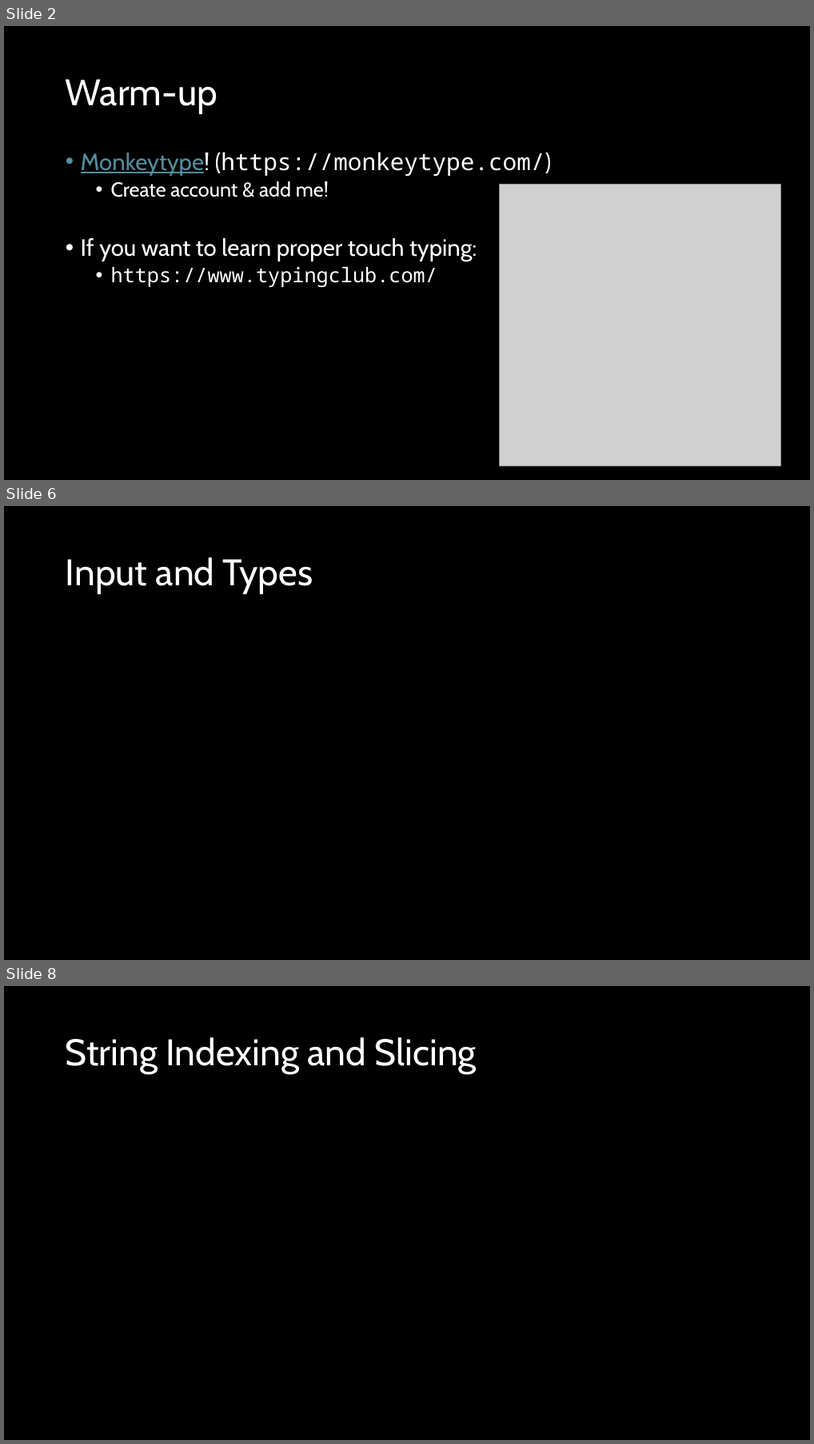
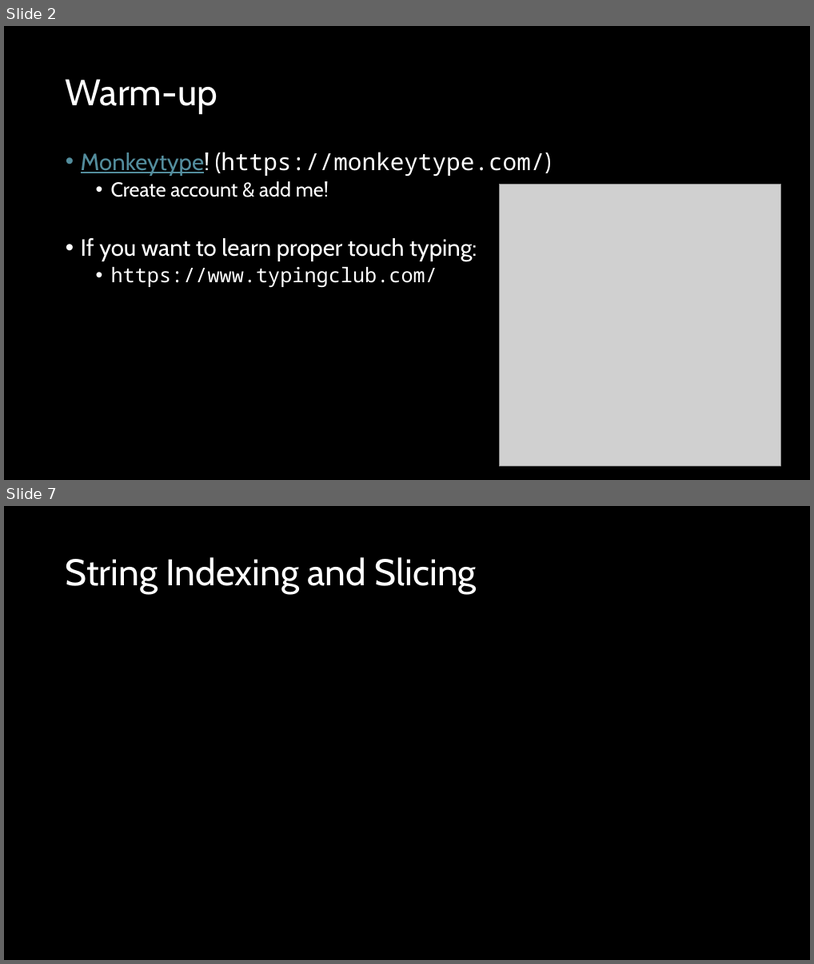
Before and after one commit to d-guh/computer-courses, a slide deck: intro-to-python/03/lesson-03.pptx. Shown one above the other, each under a label of ours: slides 2, 6 and 8 before the commit, slides 2 and 7 after it; the slides between them are not shown. The pictures are 814x1444 and 814x964 pixels, drawn with LibreOffice and Linux fonts; fonts in the diff are those of the drawing; grey boxes stand for pictures; background and template pictures are left out. Boxes give left, top, right and bottom in pixels: in the first picture for what was removed or moved away, otherwise in the second. Text is boxed around its words. In the diff, an @@ line names an element or a change of style, - is before the commit and + after.

```diff
--- a/intro-to-python/03/lesson-03.pptx
+++ b/intro-to-python/03/lesson-03.pptx
@@ slide 6 removed at (4,506,810,960), background #000000 @@
@@ title removed at (66,557,314,594) @@
-Input and Types
@@ what was slide 8 is now slide 7 @@
```
Also in this commit, not shown: 4 slides changed, 1 other slide removed, 1 other file.
